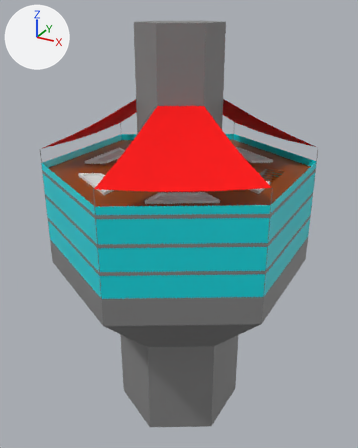
Two versions of the FBX model HiveHub.fbx, one commit apart.
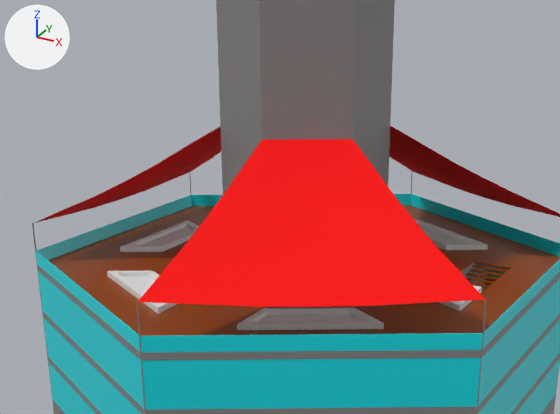
Old and new are each drawn whole from a 50 mm lens placed at (33.5, -61.1, 32.9), pointed at (-0.4, 0.5, 2.0) and again close up on the part from 6% to 87% of the width and 8% to 55% of the height. Lighting does not change. The marker at upper left points along +X, +Y and +Z. Objects named as collision shapes, trigger or cutter boxes, shadow casters or lower levels of detail are left out. Where no turn or scale is listed for an object, it has been applied to the vertices.

The scene before the commit, as lines of its bpy script (objects in view):
```python
me_cylinder_014 = bpy.data.meshes.new('Cylinder.014')
me_cylinder_014.from_pydata(...)  # 1004 vertices, 2098 faces; spans x -17.3..17.3, y -20.0..20.0, z -30.0..31.0
# faces by material slot: [181, 1731, 186]
me_cylinder_014.materials.append(mat_wood)  # brown #8f4201
me_cylinder_014.materials.append(mat_concrete)  # grey #868686
me_cylinder_014.materials.append(mat_light)  # white #e7e7e7
me_cylinder_015 = bpy.data.meshes.new('Cylinder.015')
me_cylinder_015.from_pydata(...)  # 147 vertices, 108 faces; spans x -17.3..17.2, y -19.9..19.9, z 13.8..21.1
me_cylinder_015.materials.append(mat_fabric)  # red #ff0000
me_cylinder_016 = bpy.data.meshes.new('Cylinder.016')
me_cylinder_016.from_pydata(...)  # 97 vertices, 72 faces; spans x -13.8..13.8, y -14.3..14.3, z 11.1..11.5
ob_fabric = bpy.data.objects.new('fabric', me_cylinder_015)
ob_fabric.location = (0.0, 0.0, 0.0)
ob_main_body = bpy.data.objects.new('main body', me_cylinder_014)
ob_main_body.location = (0.0, 0.0, 0.0)
ob_planter_outside = bpy.data.objects.new('planter_outside', me_cylinder_016)
ob_planter_outside.location = (0.0, 0.0, 0.0)
# also in view: 'stairs' at (12.4, 3.2, 5.6); 'windows' at (0.0, 0.0, 4.5)
```
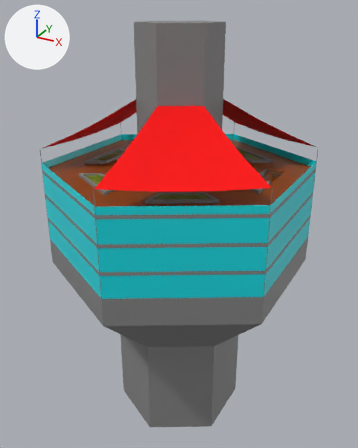
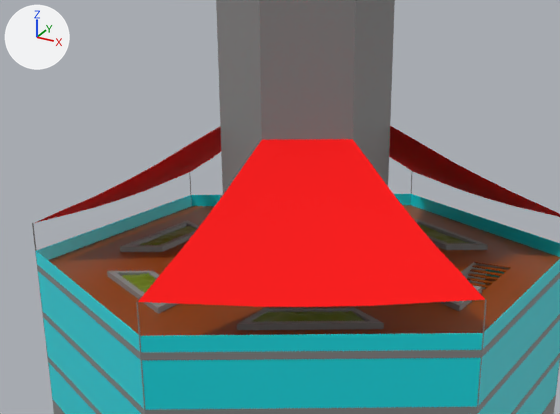
Location of each change, [x1, y1, x2, y2] in pixels of the close-ups (560 x 414 px):
'planter_outside', recoloured
    both: [107, 219, 488, 330]
'planter_inside.soil', added
    after: [122, 224, 468, 322]

What changed in the scene script:
```text
Add mat_soil:
    mat_soil = principled_material('soil')
    mat_soil.base_color = (0.139, 0.214, 0.00957)  # green #687f19
    mat_soil.roughness = 0.4
Change me_cylinder_016:
    where me_cylinder_016.from_pydata(...)  # 97 vertices, 72 faces; spans x -13.8..13.8, y -14.3..14.3, z 11.1..11.5
    add me_cylinder_016.materials.append(mat_concrete)  # grey #868686
Add me_cylinder_020:
    me_cylinder_020.from_pydata(...)  # 1095 vertices, 879 faces; spans x -13.4..13.4, y -13.5..13.5, z 11.2..11.6
    me_cylinder_020.materials.append(mat_soil)  # green #687f19
Add ob_planter_inside_soil:
    ob_planter_inside_soil = bpy.data.objects.new('planter_inside.soil', me_cylinder_020)
    ob_planter_inside_soil.location = (0.0, 0.0, 0.0)
```
